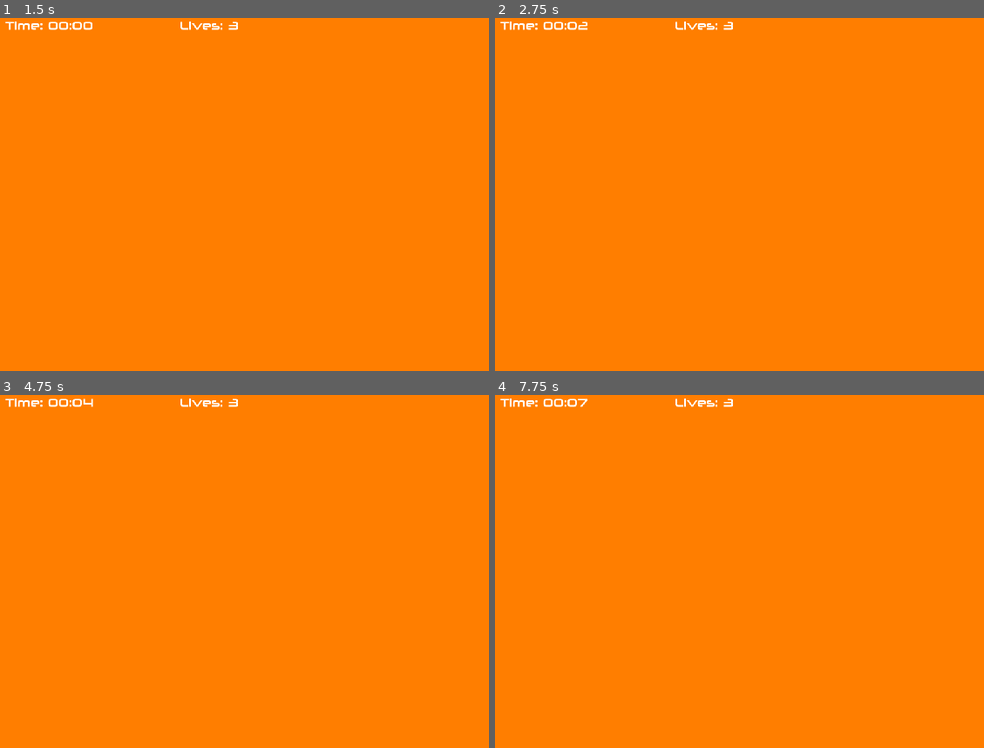
Above: before the commit, frames 1-4 (two rows, left to right).
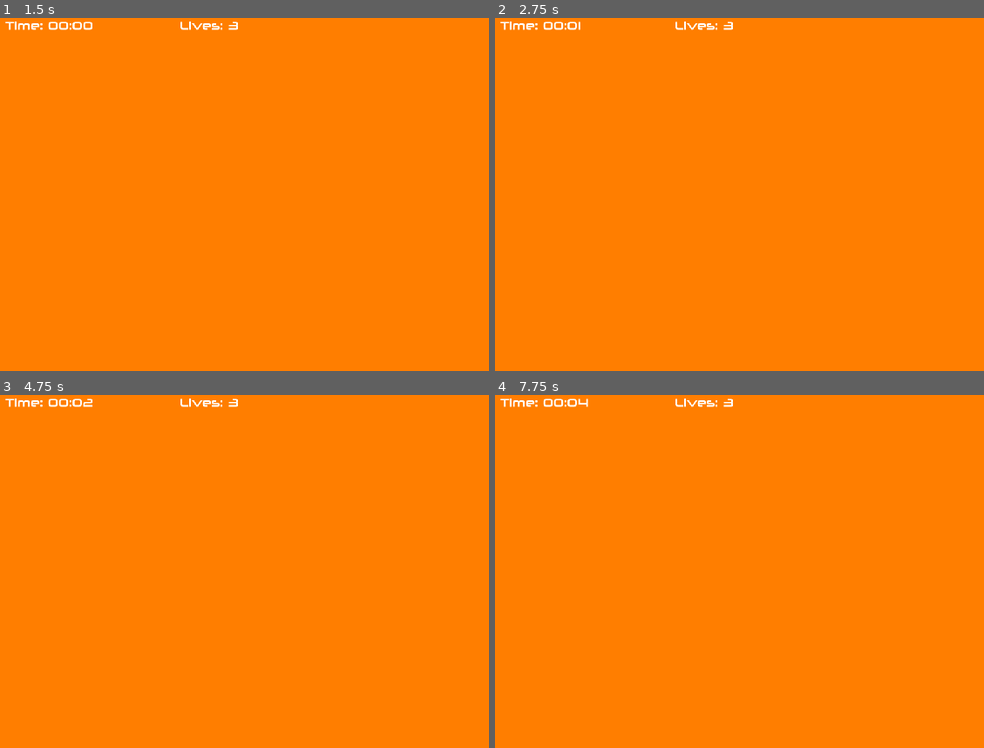
Above: after the commit, the same moments.

Repository: CasualYT31/aimbooster
Game: Godot game, scene res://scenes/Root.tscn
The game is run twice, just before and just after one commit, with the same random seed, the same clock (stepped at 60 frames per second) and the same inputs.
Inputs (mouse positions are in pixels of both pictures, inside the frame that each line leads up to):
- Up to frame 1 (1.5 s): click "Start Game" at 0.5 s; tap Enter at 1.25 s; move the mouse to (332, 194) at 1.27 s; click (332, 194) at 1.42 s
- Up to frame 2 (2.75 s): tap Space at 2 s; move the mouse to (534, 233) at 2.02 s; click (534, 233) at 2.17 s
- Up to frame 3 (4.75 s): tap Enter at 2.75, 4.25 s; move the mouse to (249, 504) at 2.77 s; click (249, 504) at 2.92 s; tap Space at 3.5 s; move the mouse to (146, 670) at 3.52 s; click (146, 670) at 3.67 s; move the mouse to (386, 649) at 4.27 s; click (386, 649) at 4.42 s
- Up to frame 4 (7.75 s): tap Space at 5 s; move the mouse to (outside the picture) at 5.02 s; click (outside the picture) at 5.17 s; move the mouse to (710, 589) at 5.77 s; click (710, 589) at 5.92 s; move the mouse to (568, 493) at 6.52 s; click (568, 493) at 6.67 s; move the mouse to (827, 571) at 7.27 s; click (827, 571) at 7.42 s

Frame 1 is identical in both runs. In frame 2, less than 0.1% of the frame differs, in the area x 16-19%, y 0-4%; in frame 3, less than 0.1%, in the area x 16-20%, y 0-4%; in frame 4, less than 0.1%.

Commit message:
Testing timer

Diff:
--- a/scenes/GameMenu.tscn
+++ b/scenes/GameMenu.tscn
@@ -138,6 +138,7 @@
 text = "Quit Game"
 
 [node name="SecondCounter" type="Timer" parent="."]
+wait_time = 0.001
 autostart = true
 [connection signal="pressed" from="GameGUI/PauseMenu/MenuContainer/ContinueButton" to="." method="_on_ContinueButton_pressed"]
 [connection signal="pressed" from="GameGUI/PauseMenu/MenuContainer/SettingsButton" to="." method="_on_SettingsButton_pressed"]
--- a/scripts/Game.gd
+++ b/scripts/Game.gd
@@ -6,7 +6,6 @@
 var statistics
 var settings
 # keeps track of the length of the game, not including pausing
-var startTime: int = OS.get_unix_time()
 var currentTime: int
 var spawnTimerVal: int
 var lives: int
@@ -31,7 +30,7 @@
 func _ready():
 	settings = Settings.new()
 	statistics = Statistics.new(settings.lives, settings.time)
-	currentTime = startTime - 1
+	currentTime = -1
 	_on_SecondCounter_timeout()
 	lives = settings.lives
 	_updateLivesDisplay()
@@ -55,14 +54,14 @@
 
 	currentTime += 1
 
-	# Spawn timer, (idk how to init the target xD)
+	#Spawn timer, (idk how to init the target xD)
 	#if currentTime%5 == 0:
-		#pass
+	#	pass
 
-	var minutes: String = str((currentTime - startTime) / 60)
+	var minutes: String = str((currentTime / 1000))
 	if len(minutes) == 1:
 		minutes = "0" + minutes
-	var seconds: String = str((currentTime - startTime) % 60)
+	var seconds: String = str(fmod(currentTime / 100, 60))
 	if len(seconds) == 1:
 		seconds = "0" + seconds
 	get_node("GameGUI/HUD/TimeLabel").text = "Time: " + minutes + ":" + seconds
